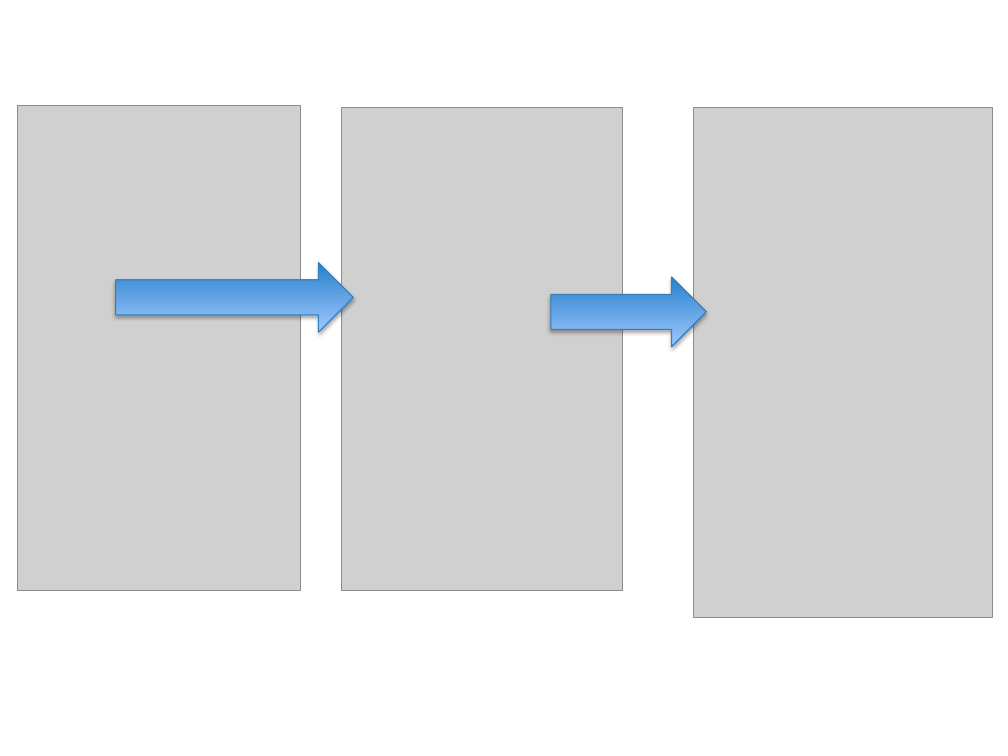
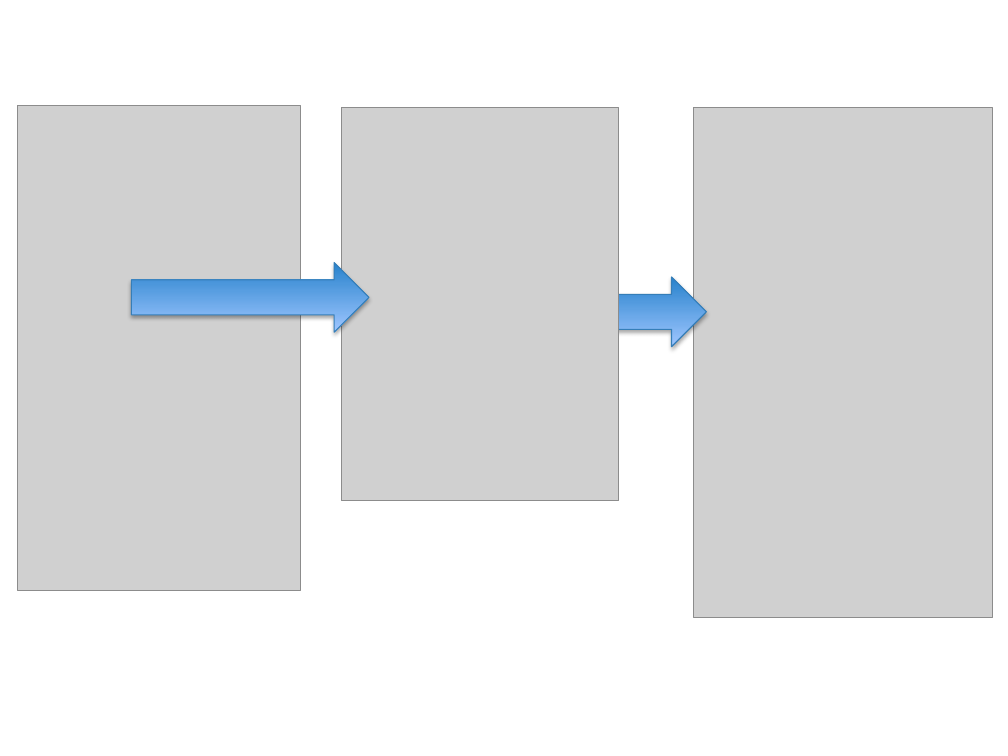
Before and after one commit to xiaoj/481web, a slide deck: slide 14 of presentation/Final Presentation.pptx. Drawn at 1008x756 pixels with LibreOffice and Linux fonts; fonts in the diff are those of the drawing; grey boxes stand for pictures. Boxes give left, top, right and bottom in pixels: in the first picture for what was removed or moved away, otherwise in the second. Text is boxed around its words. In the diff, an @@ line names an element or a change of style, - is before the commit and + after.

```diff
--- a/presentation/Final Presentation.pptx
+++ b/presentation/Final Presentation.pptx
@@ picture: place and size @@
-picture at (342, 108, 623, 591)
+picture at (342, 108, 619, 501)
@@ right arrow: place and size @@
-right arrow at (116, 262, 354, 332)
+right arrow at (131, 262, 369, 332)
```
Also in this commit, not shown: 2 slides added, 2 slides removed.
